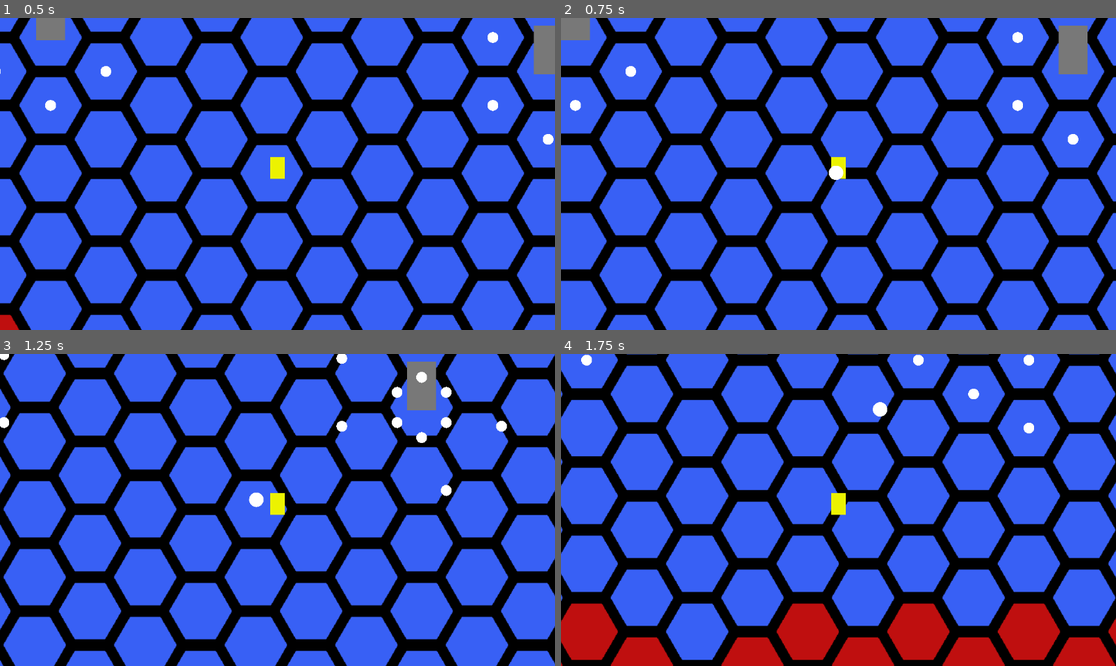
Above: before the commit, frames 1-4 (two rows, left to right).
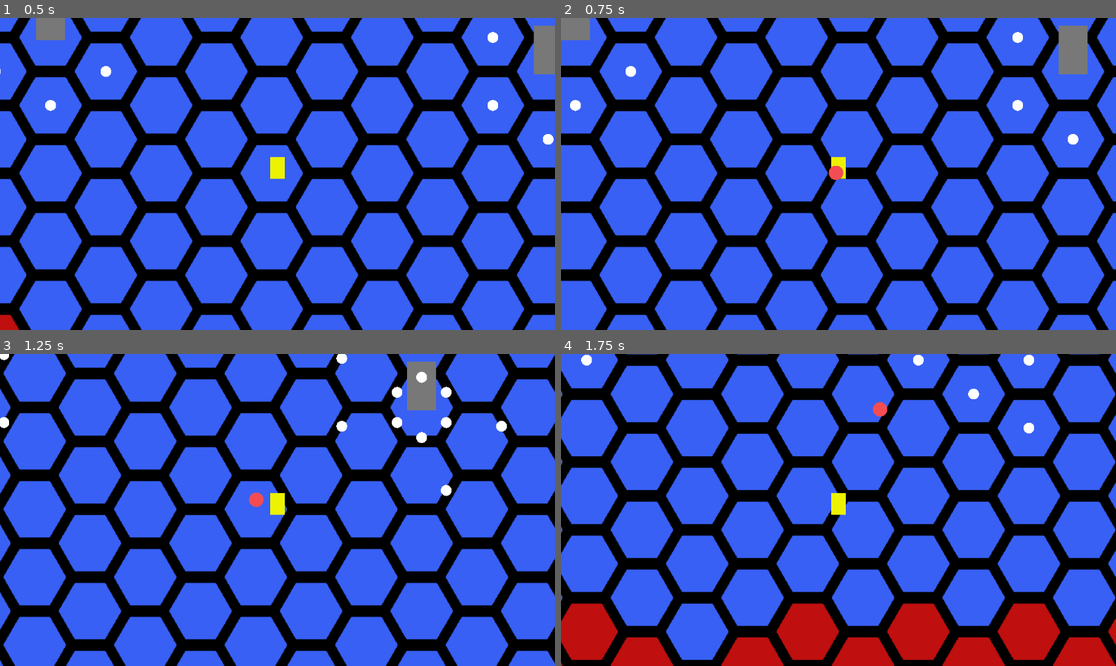
Above: after the commit, the same moments.

Repository: cjack-chmod/ProjectBH
Game: Godot game, scene res://scenes/main.tscn
Two runs of this game, one before a commit and one after it. Both use one fixed random seed, a clock stepped at 60 frames per second and the inputs below.
Inputs (mouse positions are in pixels of both pictures, inside the frame that each line leads up to):
- Up to frame 1 (0.5 s): no input
- Up to frame 2 (0.75 s): tap Enter at 0.5 s; move the mouse to (960, 158) at 0.52 s; hold D (right) from 0.53 s (still down); click (960, 158) at 0.67 s
- Up to frame 3 (1.25 s): keep holding D (right)
- Up to frame 4 (1.75 s): move the mouse to (727, 525) at 1.27 s; release D (right) at 1.28 s; hold S (down) from 1.28 s (still down)

Frame 1 is identical in both runs. In frame 2, 0.1% of the frame differs, in the area x 48-51%, y 47-52%; in frame 3, 0.1%, in the area x 44-48%, y 44-50%; in frame 4, 0.1%.

Commit message:
changing player bullet colour

Diff:
--- a/scenes/player/PlayerBullet.tscn
+++ b/scenes/player/PlayerBullet.tscn
@@ -1,8 +1,6 @@
-[gd_scene load_steps=5 format=3 uid="uid://c6a3w05nfjgs8"]
+[gd_scene load_steps=4 format=3 uid="uid://c6a3w05nfjgs8"]
 
 [ext_resource type="Script" path="res://scripts/player/player_bullet.gd" id="1_cndar"]
-
-[sub_resource type="CanvasItemMaterial" id="CanvasItemMaterial_6uwyq"]
 
 [sub_resource type="SphereMesh" id="SphereMesh_s1163"]
 radius = 10.0
@@ -15,7 +13,7 @@
 script = ExtResource("1_cndar")
 
 [node name="MeshInstance2D" type="MeshInstance2D" parent="."]
-material = SubResource("CanvasItemMaterial_6uwyq")
+modulate = Color(0.952941, 0.301961, 0.32549, 1)
 mesh = SubResource("SphereMesh_s1163")
 
 [node name="HurtBox" type="Area2D" parent="."]
